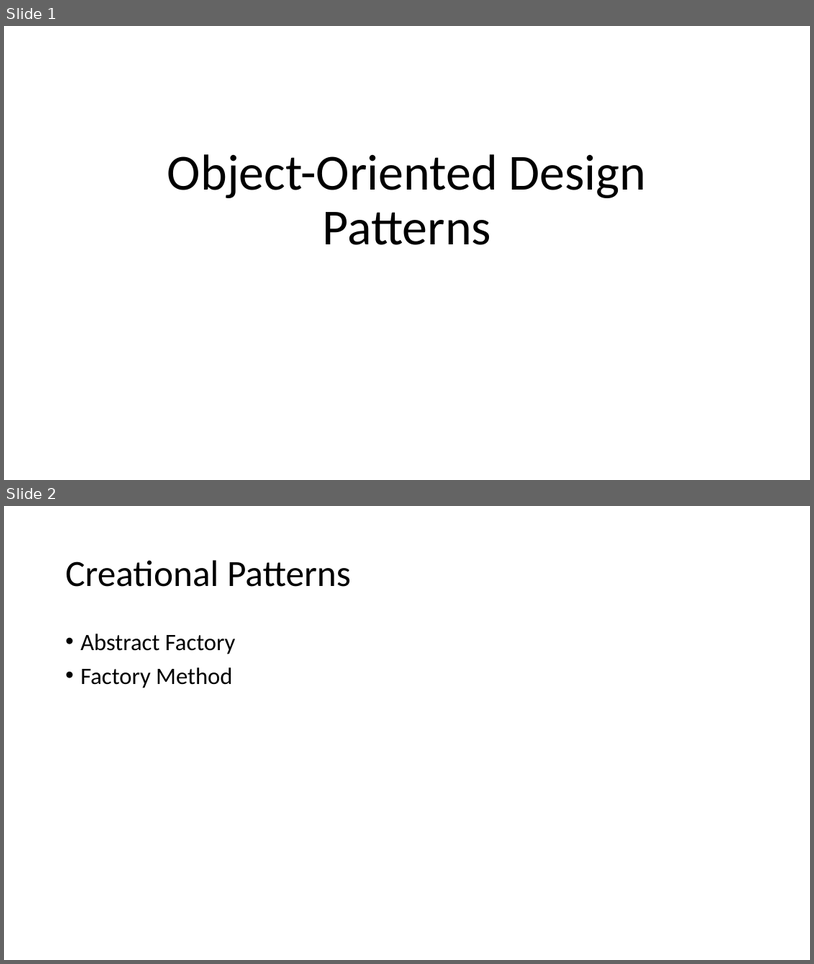
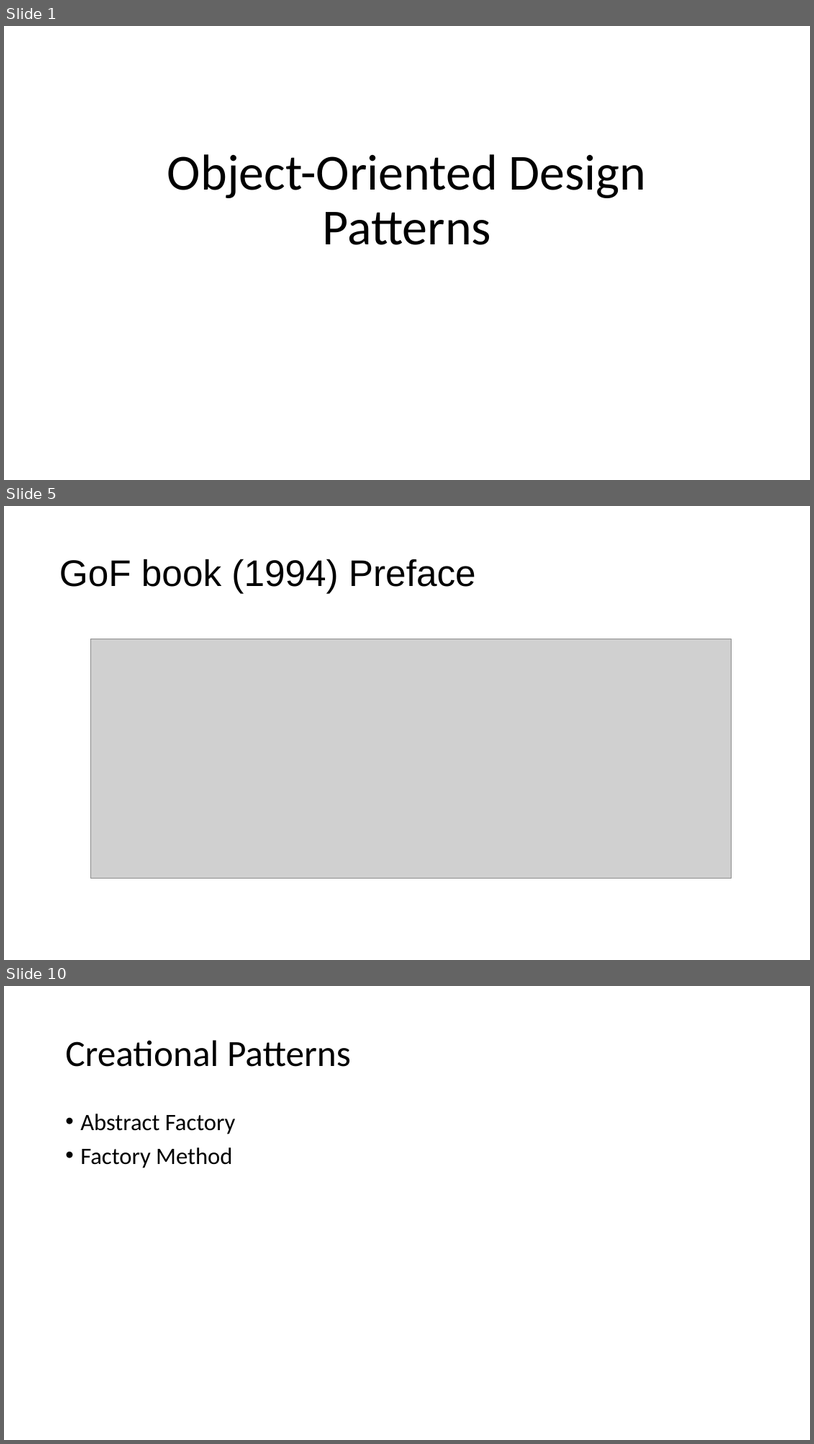
Before and after one commit to lzbair/OO-Paradigm, a slide deck: design-patterns/introduction.pptx. Shown one above the other, each under a label of ours: slides 1 and 2 before the commit, slides 1, 5 and 10 after it; the slides between them are not shown. The pictures are 814x964 and 814x1444 pixels, drawn with LibreOffice and Linux fonts; fonts in the diff are those of the drawing; grey boxes stand for pictures. Boxes give left, top, right and bottom in pixels: in the first picture for what was removed or moved away, otherwise in the second. Text is boxed around its words. In the diff, an @@ line names an element or a change of style, - is before the commit and + after.

```diff
--- a/design-patterns/introduction.pptx
+++ b/design-patterns/introduction.pptx
@@ slide 5 added at (x1=4, y1=506, x2=810, y2=960), background #FFFFFF @@
@@ title added at (x1=59, y1=559, x2=476, y2=593), 44 pt, text #000000 @@
+GoF book (1994) Preface
@@ picture added at (x1=91, y1=639, x2=732, y2=878) @@
@@ what was slide 2 is now slide 10 @@
```
Also in this commit, not shown: 7 other slides added.
